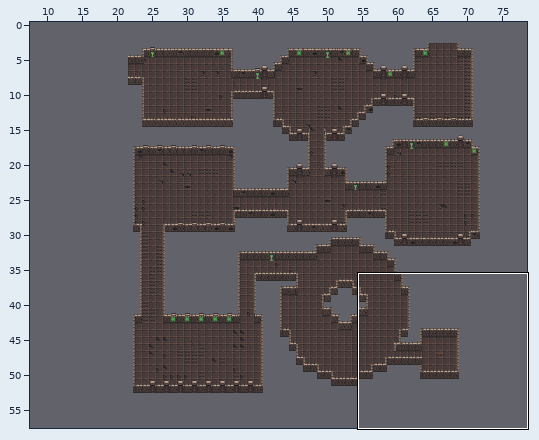
A Tiled map (JSON) gets an edit: res/level/demon_ruin.json. The first picture is a wide view before the edit; the outline marks the close-up.
Close-up. As it was:
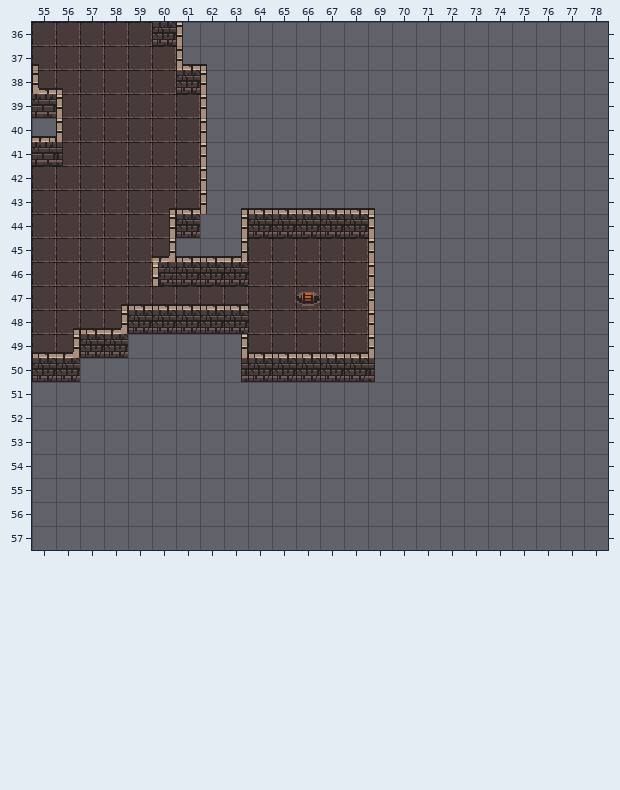
Cells are 16x16 px. Shown: x 55..78, y 36..57. The commit also changed other parts of the map, which this record leaves out. The old version is drawn lined up with the new one.
Now the later version:
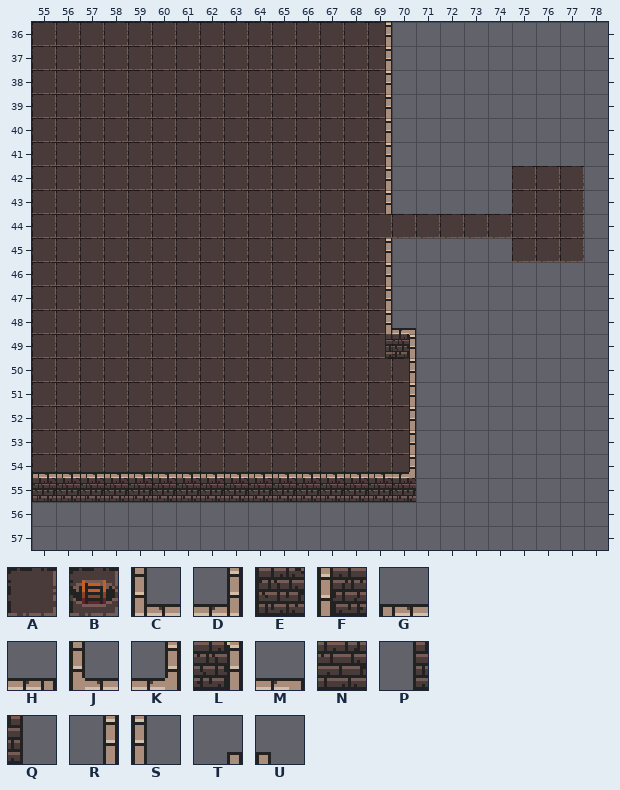
Key: from "titleset": A 0, B 8, C 19, D 20, E 21, F 23, G 25, H 26, J 45, K 46, L 48, M 50, N 52, P 54, Q 55, R 56, S 57, T 58, U 59.
_ is an empty cell.
Tiles of an added or newly shown layer are drawn over the layers below it.
From old to new:
map size 51x50 -> 80x60 cells (old content now starts at 22,3; both pictures use the new coordinates)
Layer "floor":
Tile B gives way to tile A in row 47 at x 66.
The edit adds tile A in row 36 at x 60 to 69; in rows 37 to 38 at x 61 to 69; in row 39 at x 62 to 69; in rows 40 to 41 at x 55 and 62 to 69; in rows 42 to 43 at x 62 to 69 and 75 to 77; in row 44 at x 61 to 77.
The edit adds tile A in row 45 at x 61 to 63, 69 and 75 to 77; in row 46 at x 60 to 63 and 69; in rows 47 to 48 at x 69; in row 49 at x 59 to 63 and 69; in row 50 at x 57 to 63 and 69 to 70; in rows 51 to 54 at x 55 to 70.
Layer "wall" (added):
The edit adds tile E in row 55 at x 55 to 70.
The edit adds tile G in row 54 at x 55 to 69.
The edit adds tile K in row 54 at x 70.
The edit adds tile L in row 49 at x 70.
The edit adds tile M in row 48 at x 70.
The edit adds tile P in row 49 at x 69.
The edit adds tile R in rows 36 to 43 at x 69; in rows 45 to 48 at x 69; in rows 50 to 53 at x 70.
Layer "back-wall" (removed):
Tile C is gone in row 37 at x 61.
Tile D is gone in row 45 at x 63.
Tile E is gone in row 36 at x 60; in row 38 at x 61; in row 44 at x 64 to 68; in row 46 at x 61 to 63.
Tile G is gone in row 43 at x 64 to 68; in row 45 at x 61 to 62.
Tile H is gone in row 40 at x 55.
Tile N is gone in row 41 at x 55.
Tile Q is gone in row 41 at x 56.
Tile R is gone in row 44 at x 63; in row 49 at x 63.
Tile S is gone in row 36 at x 61; in row 38 at x 62; in rows 39 to 40 at x 56 and 62; in rows 41 to 43 at x 62; in rows 44 to 49 at x 69.
Tile T is gone in row 43 at x 63.
Tile U is gone in row 37 at x 62; in row 38 at x 56; in row 43 at x 69.
Layer "front-wall" (removed):
Tile E is gone in row 44 at x 61; in row 48 at x 59 to 63; in row 49 at x 57 to 58; in row 50 at x 55 to 56 and 64 to 68.
Tile F is gone in row 46 at x 60.
Tile G is gone in row 43 at x 61; in row 47 at x 59 to 63; in row 48 at x 57; in row 49 at x 55 and 64 to 68.
Tile J is gone in row 38 at x 55.
Tile K is gone in row 45 at x 60; in row 48 at x 58; in row 49 at x 56.
Tile N is gone in row 39 at x 55.
Tile P is gone in row 50 at x 63.
Tile Q is gone in row 50 at x 69.
Tile R is gone in row 44 at x 60.
Tile T is gone in row 43 at x 60; in row 47 at x 58; in row 48 at x 56.
Tile U is gone in row 37 at x 55.
